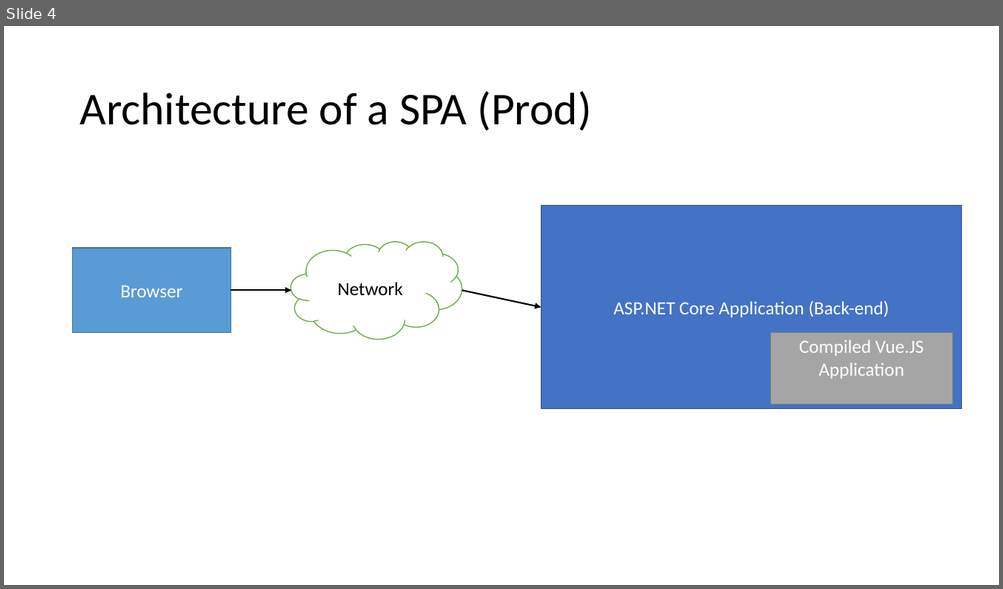
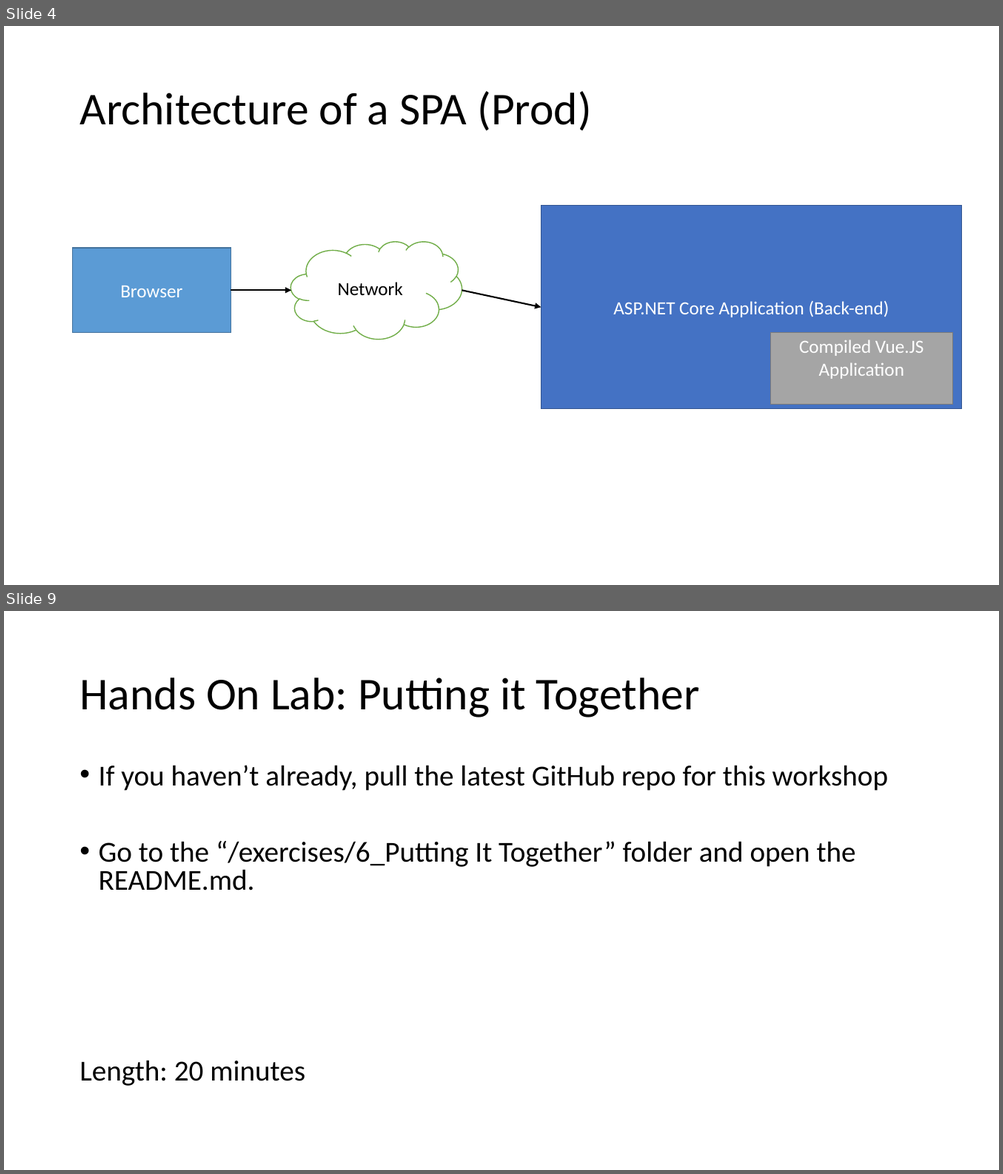
Before and after one commit to 1kevgriff/Workshop-SPA-with-ASPNETCORE-VueJS, a slide deck: Slides/7_Putting it Together.pptx. Shown one above the other, each under a label of ours: slide 4 before the commit, slides 4 and 9 after it; the slides between them are not shown. The pictures are 1003x589 and 1003x1174 pixels, drawn with LibreOffice and Linux fonts; fonts in the diff are those of the drawing. Boxes give left, top, right and bottom in pixels: in the first picture for what was removed or moved away, otherwise in the second. Text is boxed around its words. In the diff, an @@ line names an element or a change of style, - is before the commit and + after.

```diff
--- a/Slides/7_Putting it Together.pptx
+++ b/Slides/7_Putting it Together.pptx
@@ slide 9 added at [4,611,999,1170], background #FFFFFF @@
@@ title added at [79,678,700,718], 44 pt, text #000000 @@
+Hands On Lab: Putting it Together
@@ text added at [79,765,888,1086], 28 pt, text #000000 @@
+• If you haven’t already, pull the latest GitHub repo for this workshop
+• Go to the “/exercises/6_Putting It Together” folder and open the README.md.
+Length: 20 minutes
```
Also in this commit, not shown: 1 slide changed, 4 other slides added, 5 other files.
